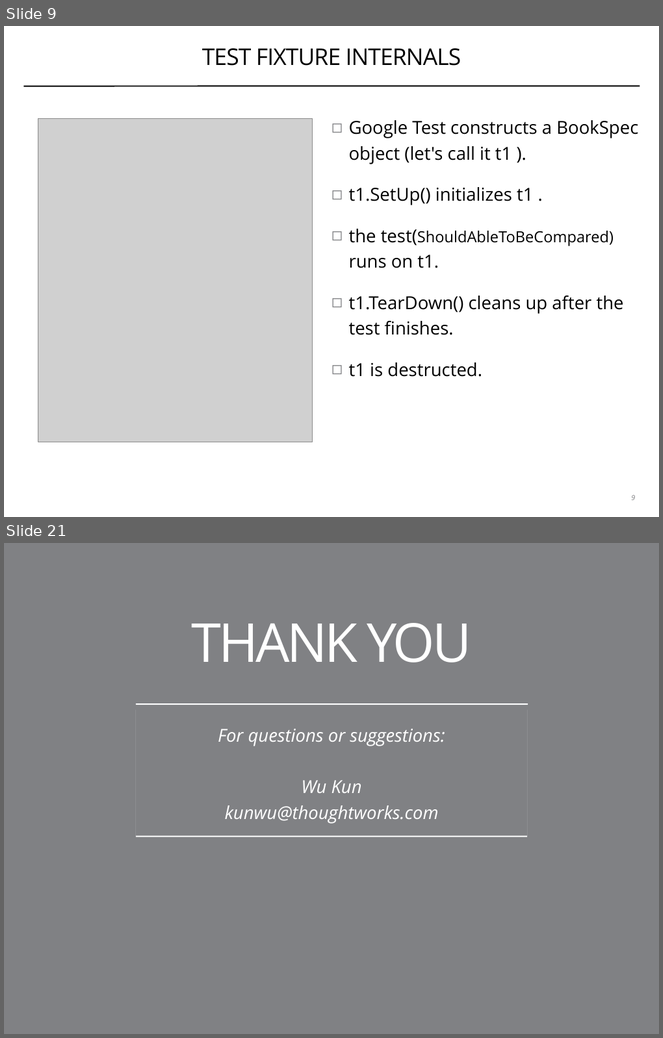
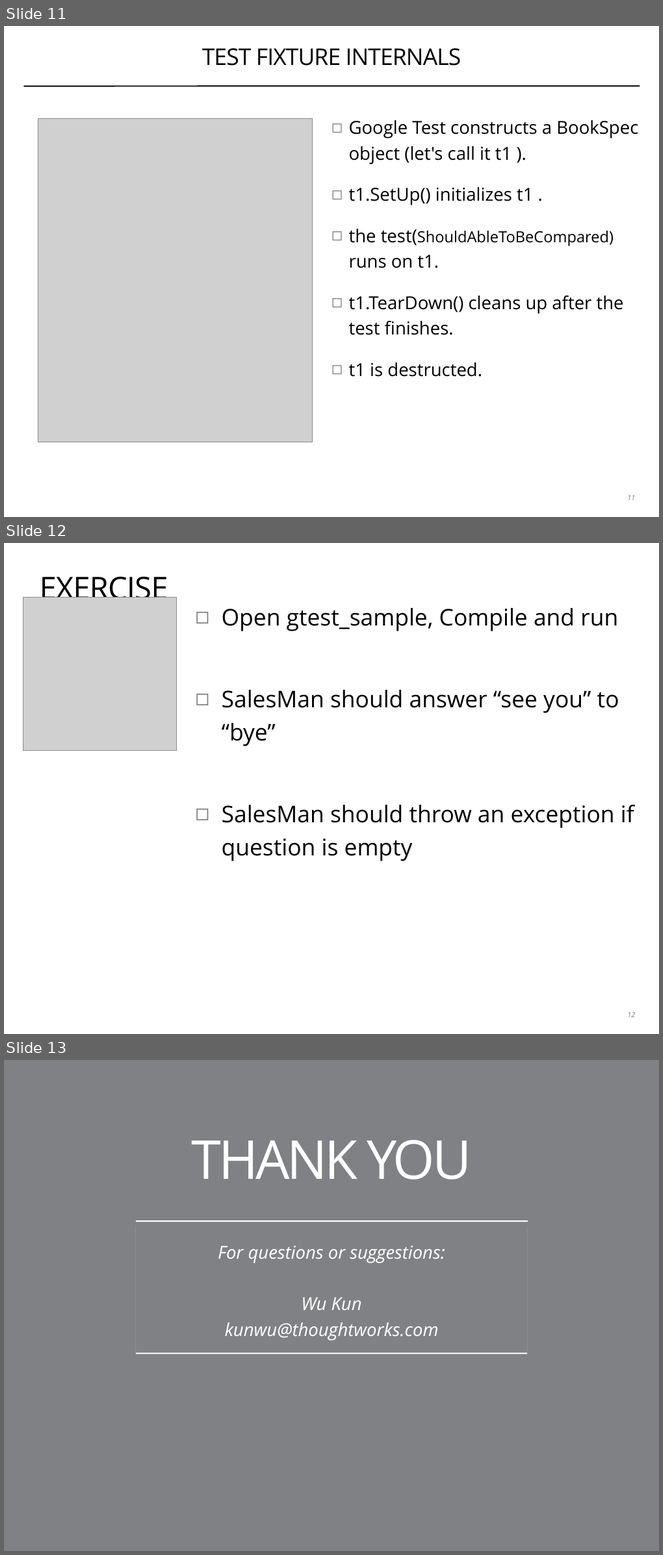
Before and after one commit to coney/cpp-unit-testing, a slide deck: .slides/01-introduction-to-gtest.pptx. Shown one above the other, each under a label of ours: slides 9 and 21 before the commit, slides 11, 12 and 13 after it; the slides between them are not shown. The pictures are 663x1038 and 663x1555 pixels, drawn with LibreOffice and Linux fonts; fonts in the diff are those of the drawing; grey boxes stand for pictures; background and template pictures are left out. Boxes give left, top, right and bottom in pixels: in the first picture for what was removed or moved away, otherwise in the second. Text is boxed around its words. In the diff, an @@ line names an element or a change of style, - is before the commit and + after.

```diff
--- a/.slides/01-introduction-to-gtest.pptx
+++ b/.slides/01-introduction-to-gtest.pptx
@@ slide 12 added at box(4, 543, 659, 1034), background #FFFFFF @@
@@ title added at box(40, 576, 168, 607), 48 pt, text #000000 @@
+EXERCISE
@@ picture added at box(24, 598, 176, 750) @@
@@ text added at box(222, 608, 634, 861), 36 pt, text #000000 @@
+◻ Open gtest_sample, Compile and run
+◻ SalesMan should answer “see you” to “bye”
+◻ SalesMan should throw an exception if question is empty
@@ page number added at box(627, 1012, 635, 1017), 11 pt, text #808184, italic @@
+12
@@ what was slide 9 is now slide 11 @@
@@ page number at box(627, 495, 635, 500): text changed @@
-9
+11
@@ what was slide 21 is now slide 13 @@
```
Also in this commit, not shown: 1 slide changed, 9 slides removed, 2 other files.
